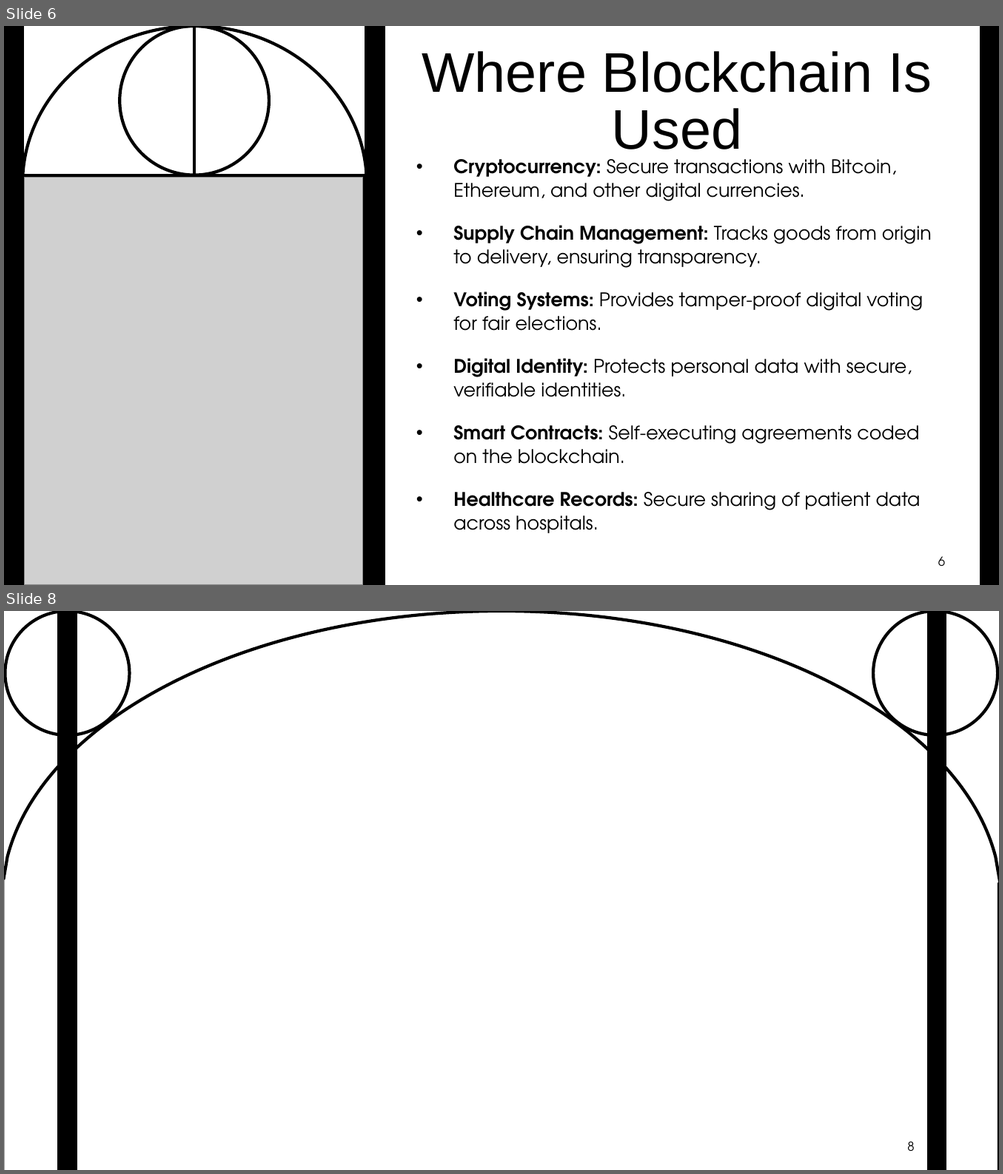
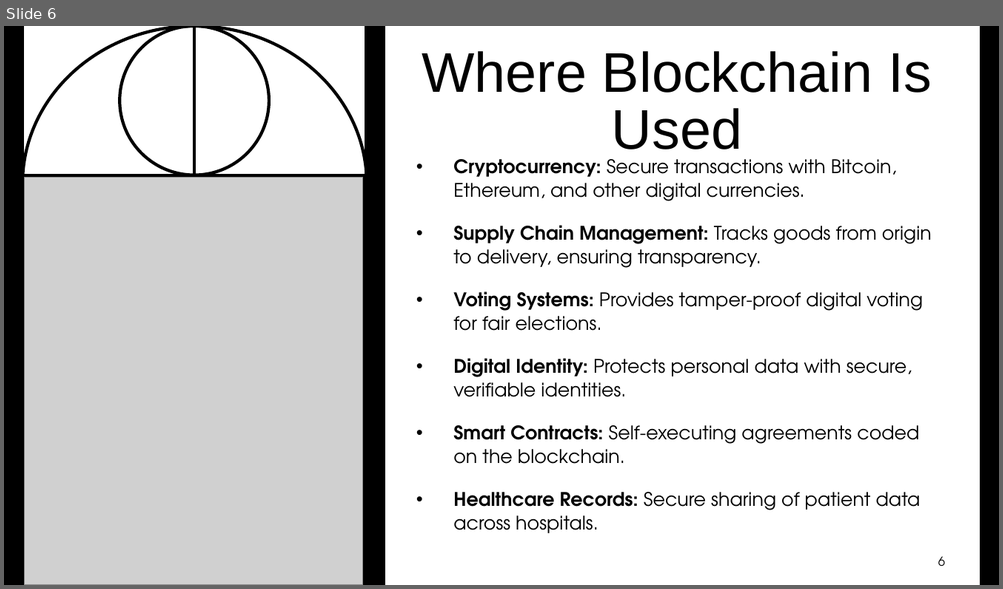
Before and after one commit to codedbyshreena/Office-automation-tools, a slide deck: PPT_370_EmergingTechnologies.pptx. Shown one above the other, each under a label of ours: slides 6 and 8 before the commit, slide 6 after it; the slides between them are not shown. The pictures are 1003x1174 and 1003x589 pixels, drawn with LibreOffice and Linux fonts; fonts in the diff are those of the drawing; grey boxes stand for pictures; background and template pictures are left out. Boxes give left, top, right and bottom in pixels: in the first picture for what was removed or moved away, otherwise in the second. Text is boxed around its words. In the diff, an @@ line names an element or a change of style, - is before the commit and + after.

```diff
--- a/PPT_370_EmergingTechnologies.pptx
+++ b/PPT_370_EmergingTechnologies.pptx
@@ slide 8 removed at (4,611,999,1170), background picture (left out) @@
@@ rectangle removed at (4,611,999,1170) @@
@@ freeform shape removed at (4,611,999,1170) @@
@@ ellipse removed at (5,611,129,735) @@
@@ rectangle removed at (58,611,77,1170) @@
@@ line removed from (66, 611) to (66, 1170) @@
@@ ellipse removed at (873,611,997,735) @@
@@ rectangle removed at (927,611,945,1170) @@
@@ line removed from (936, 611) to (936, 1170) @@
@@ page number removed at (907,1142,913,1151) @@
-8
```
Also in this commit, not shown: 1 slide changed, 4 slides added, 5 other slides removed.
